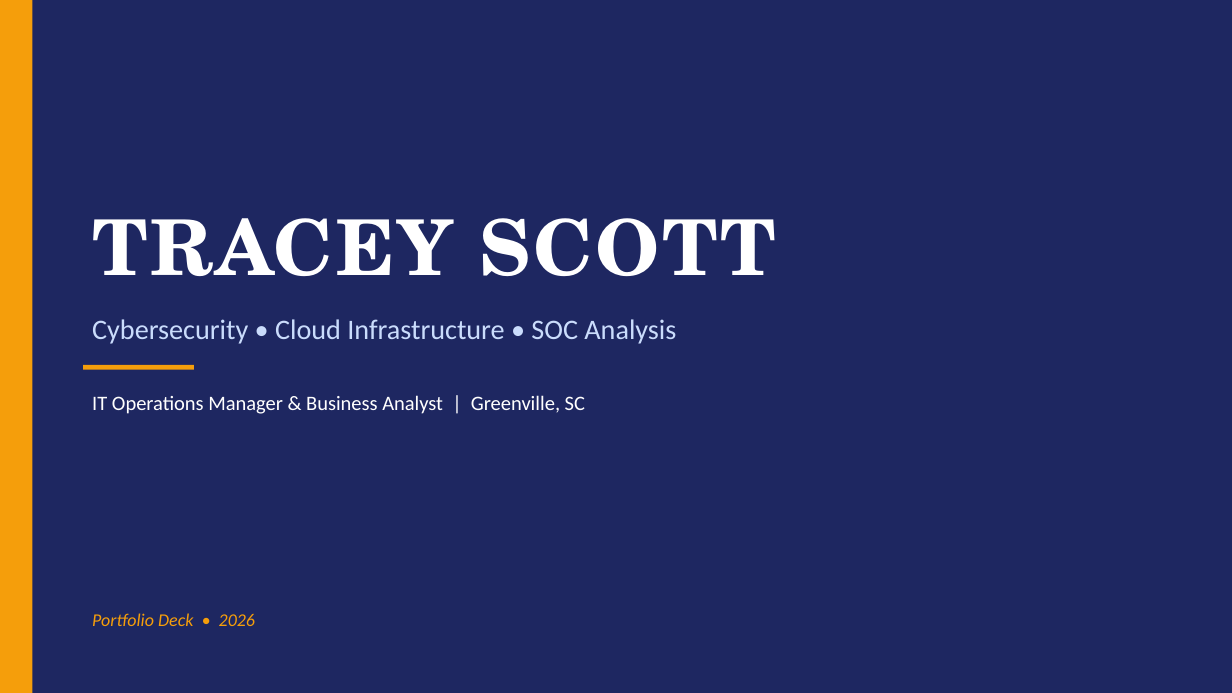
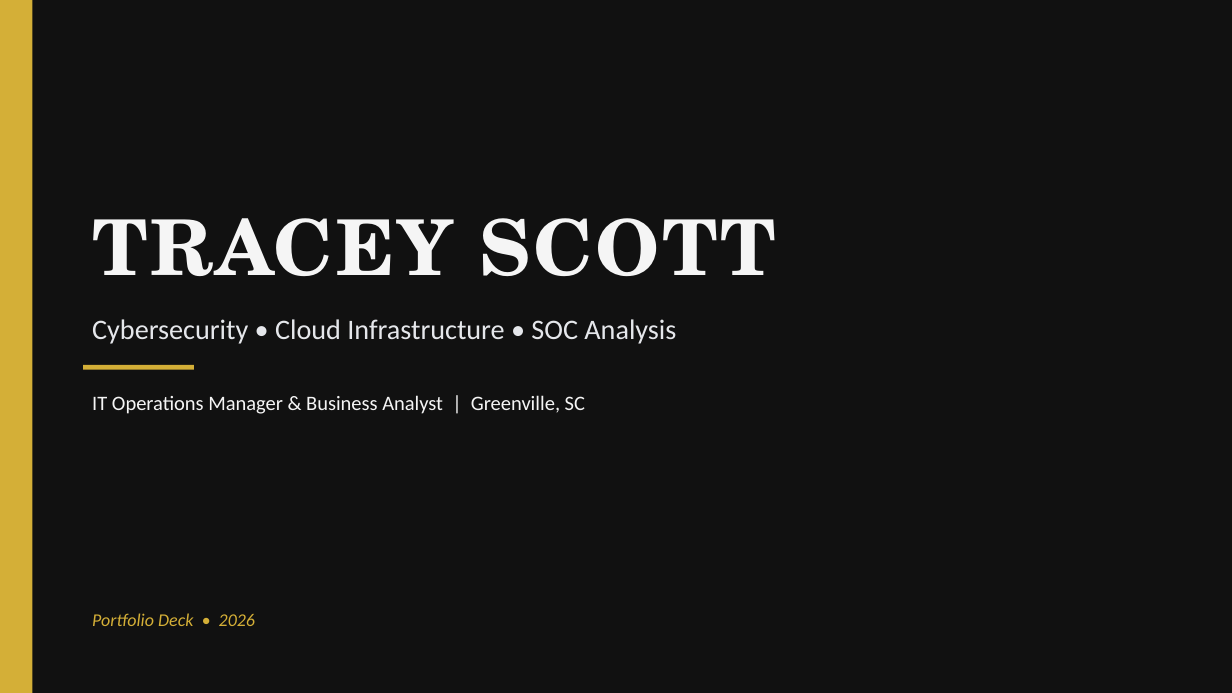
Before and after one commit to TraceyTheAnalyst/tracey-portfolio-deck, a slide deck: slide 1 of Tracey-Scott-Portfolio.pptx. Drawn at 1232x693 pixels with LibreOffice and Linux fonts; fonts in the diff are those of the drawing. Boxes give left, top, right and bottom in pixels: in the first picture for what was removed or moved away, otherwise in the second. Text is boxed around its words. In the diff, an @@ line names an element or a change of style, - is before the commit and + after.

```diff
--- a/Tracey-Scott-Portfolio.pptx
+++ b/Tracey-Scott-Portfolio.pptx
@@ background #1E2761 to #111111 @@
@@ rectangle at <box>0,0,32,693</box>: fill #F59E0B to #D4AF37 @@
@@ text "TRACEY SCOTT" at <box>92,218,776,276</box>: text colour #FFFFFF to #F5F5F5 @@
@@ text "Cybersecurity • Cloud Infrastructure • ..." at <box>92,319,676,344</box>: text colour #CADCFC to #E5E7EB @@
@@ text "IT Operations Manager & Business ..." at <box>92,395,585,414</box>: text colour #FFFFFF to #F5F5F5 @@
@@ rectangle at <box>83,365,194,370</box>: fill #F59E0B to #D4AF37 @@
@@ text "Portfolio Deck • 2026" at <box>92,613,255,626</box>: text colour #F59E0B to #D4AF37 @@
```
Also in this commit, not shown: 7 other slides changed, 10 other files.
